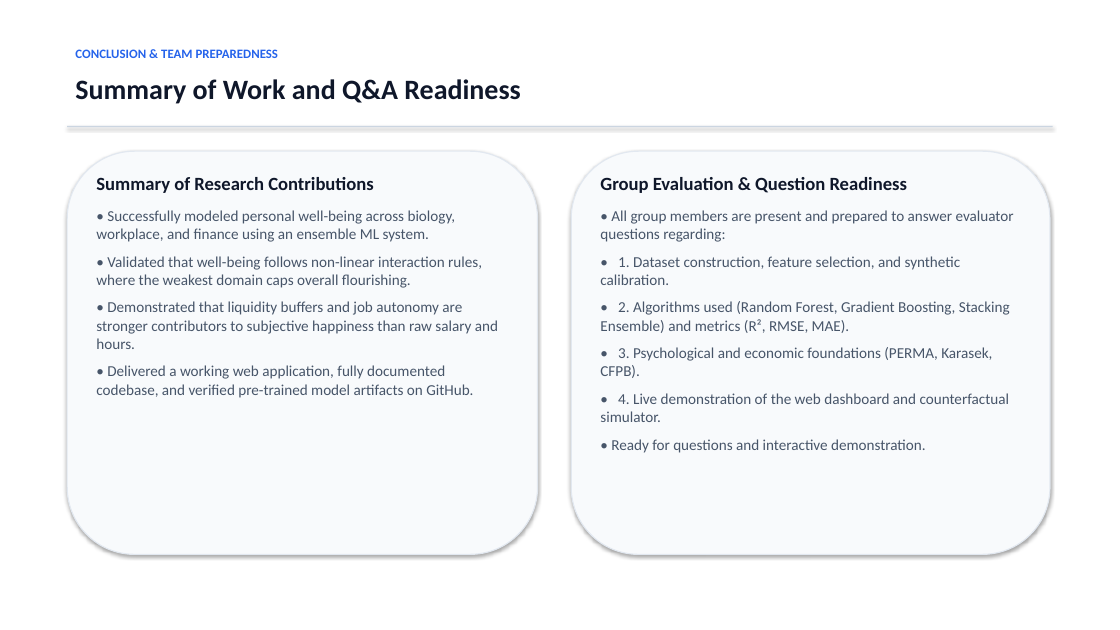
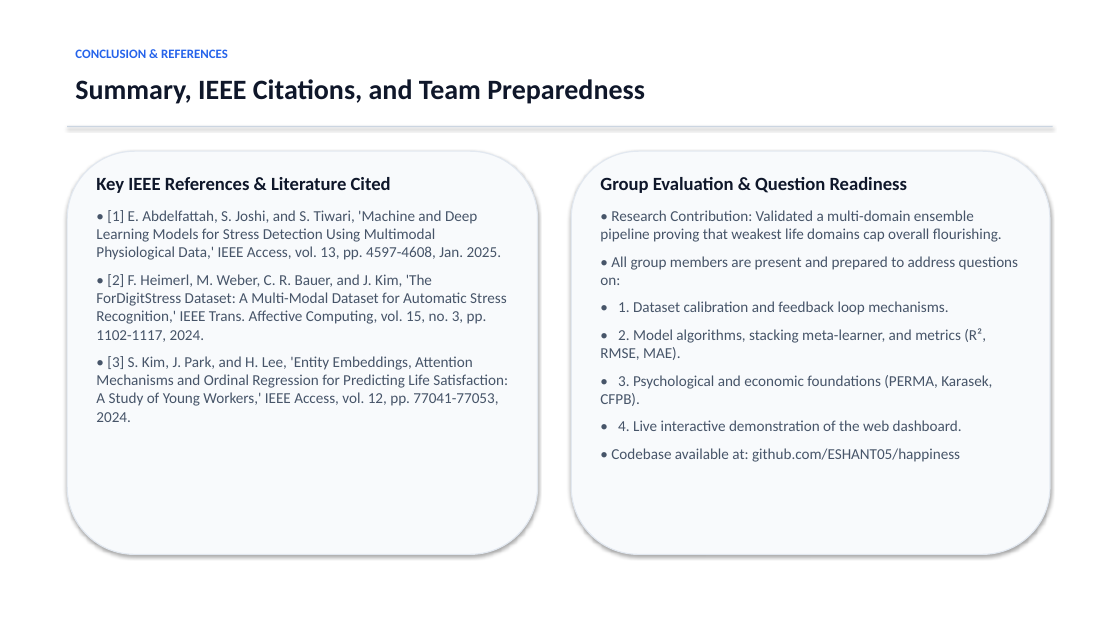
Before and after one commit to ESHANT05/happiness, a slide deck: slide 11 of Personal_Wellbeing_Research_Presentation.pptx (slide 10 before the commit). Drawn at 1120x630 pixels with LibreOffice and Linux fonts; fonts in the diff are those of the drawing. Boxes give left, top, right and bottom in pixels: in the first picture for what was removed or moved away, otherwise in the second. Text is boxed around its words. In the diff, an @@ line names an element or a change of style, - is before the commit and + after.

Commit message:
Add latest 2023-2025 IEEE research papers and formal citations across presentation and documentation

```diff
--- a/Personal_Wellbeing_Research_Presentation.pptx
+++ b/Personal_Wellbeing_Research_Presentation.pptx
@@ text at [75, 49, 228, 58]: text changed @@
-CONCLUSION & TEAM PREPAREDNESS
+CONCLUSION & REFERENCES
@@ text at [75, 79, 645, 104]: text changed @@
-Summary of Work and Q&A Readiness
+Summary, IEEE Citations, and Team Preparedness
@@ text at [96, 177, 508, 422]: text changed @@
-Summary of Research Contributions
-• Successfully modeled personal well-being across biology, workplace, and finance using an ensemble ML system.
-• Validated that well-being follows non-linear interaction rules, where the weakest domain caps overall flourishing.
-• Demonstrated that liquidity buffers and job autonomy are stronger contributors to subjective happiness than raw salary and hours.
-• Delivered a working web application, fully documented codebase, and verified pre-trained model artifacts on GitHub.
+Key IEEE References & Literature Cited
+• [1] E. Abdelfattah, S. Joshi, and S. Tiwari, 'Machine and Deep Learning Models for Stress Detection Using Multimodal Physiological Data,' IEEE Access, vol. 13, pp. 4597-4608, Jan. 2025.
+• [2] F. Heimerl, M. Weber, C. R. Bauer, and J. Kim, 'The ForDigitStress Dataset: A Multi-Modal Dataset for Automatic Stress Recognition,' IEEE Trans. Affective Computing, vol. 15, no. 3, pp. 1102-1117, 2024.
+• [3] S. Kim, J. Park, and H. Lee, 'Entity Embeddings, Attention Mechanisms and Ordinal Regression for Predicting Life Satisfaction: A Study of Young Workers,' IEEE Access, vol. 12, pp. 77041-77053, 2024.
@@ text at [600, 210, 1018, 360]: text changed @@
-• All group members are present and prepared to answer evaluator questions regarding:
-• 1. Dataset construction, feature selection, and synthetic calibration.
-• 2. Algorithms used (Random Forest, Gradient Boosting, Stacking Ensemble) and metrics (R², RMSE, MAE).
+• Research Contribution: Validated a multi-domain ensemble pipeline proving that weakest life domains cap overall flourishing.
+• All group members are present and prepared to address questions on:
+• 1. Dataset calibration and feedback loop mechanisms.
+• 2. Model algorithms, stacking meta-learner, and metrics (R², RMSE, MAE).
@@ text at [611, 420, 962, 462]: text changed @@
-• 4. Live demonstration of the web dashboard and counterfactual simulator.
-• Ready for questions and interactive demonstration.
+• 4. Live interactive demonstration of the web dashboard.
+• Codebase available at: github.com/ESHANT05/happiness
```
Also in this commit, not shown: 9 other slides changed, 1 slide added, 14 other files.
